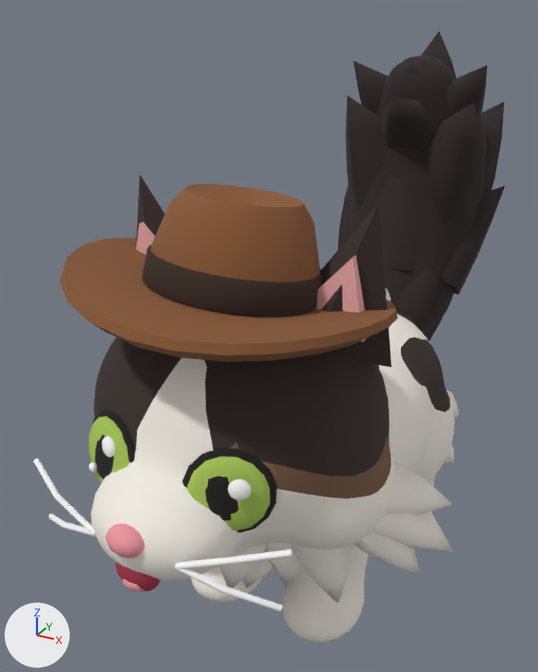
What one commit did to the glTF model public/assets/indy.glb.
Rendered twice from a camera (50 mm lens) standing at (0.753, -1.607, 1.498) and looking at (-0.15, 0.034, 0.677). Lighting does not change. The marker at lower left points along +X, +Y and +Z. The picture after the commit comes second. Where no turn or scale is listed for an object, it has been applied to the vertices. Vertices at exactly the same position are counted once.

In view in the first picture: 'fedora', 'indy_body', 'indy_whiskers'.
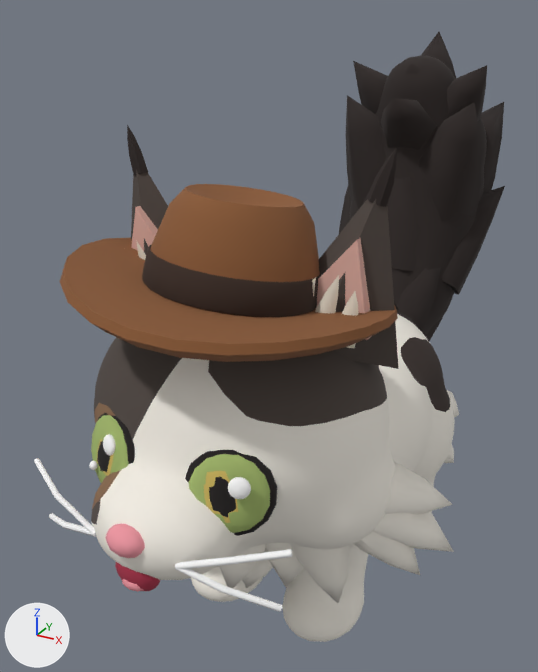
Changed parts and their boxes (x1, y1, x2, y2) in the pictures (538 x 672 px; the box of a moved part takes in the faces that stretch with it):
part 1 of me_indy_body, moved or reshaped (not visible before)
    after: (367, 148, 397, 207)
part 2 of me_indy_body, moved or reshaped (not visible before)
    after: (127, 124, 148, 175)
part 3 of me_indy_body, moved or reshaped
    before: (136, 222, 155, 255)
    after: (315, 238, 370, 340)
part 4 of me_indy_body, moved or reshaped
    before: (315, 255, 366, 342)
    after: (131, 206, 158, 251)
part 5 of me_indy_body, added (mostly hidden)
    after: (312, 277, 316, 296)
part 6 of me_indy_body, added
    after: (315, 275, 339, 313)
part 7 of me_indy_body, added
    after: (342, 291, 358, 348)
part 8 of me_indy_body, added (mostly hidden)
    after: (136, 240, 146, 260)
part 9 of me_indy_body, moved or reshaped
    before: (89, 175, 415, 580)
    after: (90, 170, 425, 580)
part 10 of me_indy_body, recoloured
    both: (91, 502, 98, 525)
part 11 of me_indy_body, recoloured
    both: (93, 474, 111, 503)
part 12 of me_indy_body, recoloured (lighter)
    before: (205, 383, 389, 476)
    after: (208, 372, 389, 488)
part 13 of me_indy_body, recoloured
    both: (94, 337, 387, 429)
part 14 of me_indy_body, recoloured (brown to white)
    both: (306, 432, 389, 498)
part 15 of me_indy_body, recoloured
    before: (216, 502, 231, 520)
    after: (218, 512, 230, 522)

Edits to the bpy script that builds the scene:
```text
Add mat_eye_amber:
    mat_eye_amber = principled_material('eye_amber')
    mat_eye_amber.base_color = (0.624, 0.474, 0.117)  # yellow #cfb760
    mat_eye_amber.roughness = 1.0
Add mat_fur_tan:
    mat_fur_tan = principled_material('fur_tan')
    mat_fur_tan.base_color = (0.254, 0.144, 0.0762)  # brown #8a6a4e
    mat_fur_tan.roughness = 1.0
Add mat_fur_cap:
    mat_fur_cap = principled_material('fur_cap')
    mat_fur_cap.base_color = (0.0823, 0.0648, 0.0561)  # dark grey #514843
    mat_fur_cap.roughness = 1.0
Change me_indy_body:
    remove me_indy_body.from_pydata(...)  # 6825 vertices, 13382 faces; spans x -0.48..0.48, y -0.8..1.08, z 0.0..1.43
    add me_indy_body.from_pydata(...)  # 7223 vertices, 14146 faces; spans x -0.48..0.48, y -0.8..1.08, z 0.0..1.43
    me_indy_body part 1: the loose piece of 19 vertices spanning x -0.2..-0.13, y -0.46..-0.39, z 0.86..0.96 is multiplied about its middle by the matrix ((0.313, -0.784, 0.211), (0.629, 0.377, 0.468), (-0.513, -0.016, 0.703)), then moved by (0.45, 0.12, 0.3), in mat_fur_tail (black #2d2523)
    me_indy_body part 2: the loose piece of 19 vertices spanning x 0.13..0.2, y -0.46..-0.39, z 0.86..0.96 is multiplied about its middle by the matrix ((0.313, 0.784, -0.211), (-0.629, 0.377, 0.468), (0.513, -0.016, 0.703)), then moved by (-0.45, 0.12, 0.3), in mat_fur_tail (black #2d2523)
    me_indy_body part 3: the loose piece of 6 vertices spanning x -0.28..-0.12, y -0.38..-0.34, z 0.91..1.07 is scaled about its middle by (-1.11, 1, 1.18), then moved by (0.4, 0.0, 0.02), in mat_ear_inner (pink #e2b2a6)
    me_indy_body part 4: the loose piece of 6 vertices spanning x 0.12..0.28, y -0.38..-0.34, z 0.91..1.07 is scaled about its middle by (-1.11, 1, 1.18), then moved by (-0.4, 0.0, 0.02), in mat_ear_inner (pink #e2b2a6)
    me_indy_body part 5: a new loose piece of 19 vertices spanning x 0.11..0.19, y -0.41..-0.39, z 0.91..1.04, in mat_fur_cream (pale yellow #e9e0d0)
    me_indy_body part 6: a new loose piece of 19 vertices spanning x 0.17..0.23, y -0.41..-0.39, z 0.9..1.05, in mat_fur_cream (pale yellow #e9e0d0)
    me_indy_body part 7: a new loose piece of 19 vertices spanning x 0.23..0.28, y -0.41..-0.39, z 0.91..1.02, in mat_fur_cream (pale yellow #e9e0d0)
    me_indy_body part 8: a new loose piece of 19 vertices spanning x -0.23..-0.17, y -0.41..-0.39, z 0.9..1.05, in mat_fur_cream (pale yellow #e9e0d0)
    me_indy_body part 9: 389 vertices moved from x -0.36..0.34, y -0.76..0.12, z 0.21..1.17 to x -0.36..0.34, y -0.75..0.12, z 0.21..1.22; 510 vertices removed from x -0.36..0.35, y -0.69..-0.12, z 0.21..0.87; 794 vertices added at x -0.36..0.35, y -0.68..-0.12, z 0.24..0.87
    me_indy_body part 10: 35 faces spanning x -0.35..0.04, y -0.76..-0.17, z 0.53..0.94 switch from mat_fur_white (white #f7f2e8) to mat_fur_cap (dark grey #514843)
    me_indy_body part 11: 47 faces spanning x -0.25..-0.09, y -0.73..-0.55, z 0.56..0.67 switch from mat_fur_white (white #f7f2e8) to mat_fur_tan (brown #8a6a4e)
    me_indy_body part 12: 68 faces spanning x 0.06..0.33, y -0.62..-0.11, z 0.65..0.88 switch from mat_fur_dark (brown #3a2f2b) to mat_fur_white (white #f7f2e8)
    me_indy_body part 13: 684 faces spanning x -0.36..0.31, y -0.65..-0.07, z 0.57..0.97 switch from mat_fur_dark (brown #3a2f2b) to mat_fur_cap (dark grey #514843)
    me_indy_body part 14: 27 faces spanning x -0.35..0.34, y -0.56..-0.24, z 0.52..0.71 switch from mat_fur_tabby (brown #7b5c46) to mat_fur_white (white #f7f2e8)
    me_indy_body part 15: 8 faces spanning x -0.11..0.16, y -0.67..-0.65, z 0.62..0.68 switch from mat_eye_dark (black #1f1b1a) to mat_eye_amber (yellow #cfb760)
    other edits to the shape of me_indy_body do not show in these pictures
    remove me_indy_body.materials.append(mat_ear_pink)  # pink #f3b3b3
    add me_indy_body.materials.append(mat_ear_inner)  # pink #e2b2a6
    add me_indy_body.materials.append(mat_fur_cream)  # pale yellow #e9e0d0
```
